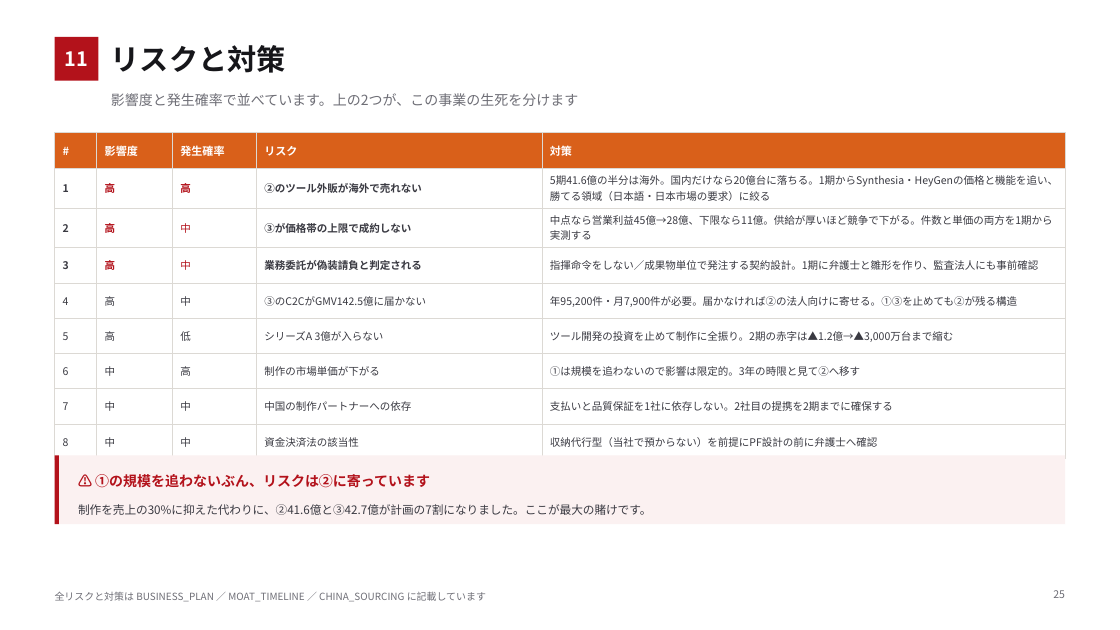
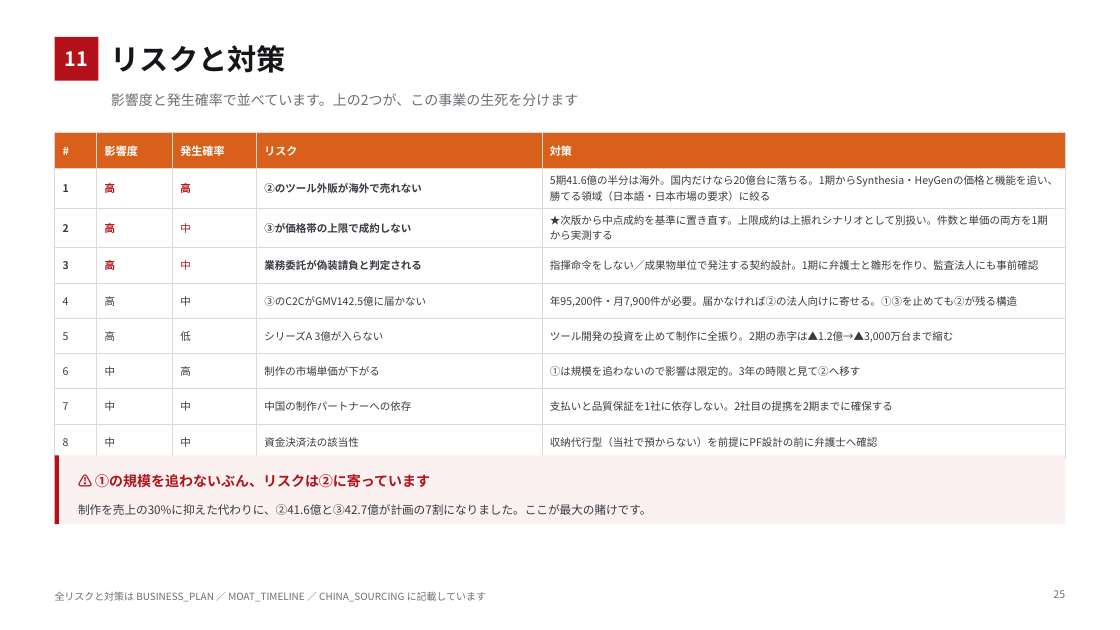
Before and after one commit to bpn333333/test, a slide deck: slide 26 of 投資家向け企画書 Ver0.8.pptx. Drawn at 1120x630 pixels with LibreOffice and Linux fonts; fonts in the diff are those of the drawing. Boxes give left, top, right and bottom in pixels: in the first picture for what was removed or moved away, otherwise in the second. Text is boxed around its words. In the diff, an @@ line names an element or a change of style, - is before the commit and + after.

```diff
--- a/投資家向け企画書 Ver0.8.pptx
+++ b/投資家向け企画書 Ver0.8.pptx
@@ table at [55, 133, 1065, 451] @@
-row 3, column 5: 中点なら営業利益45億→28億、下限なら11億。供給が厚いほど競争で下がる。件数と単価の両方を1期から実測する
+row 3, column 5: ★次版から中点成約を基準に置き直す。上限成約は上振れシナリオとして別扱い。件数と単価の両方を1期から実測する
```
Also in this commit, not shown: 3 other slides changed, 4 other files.
